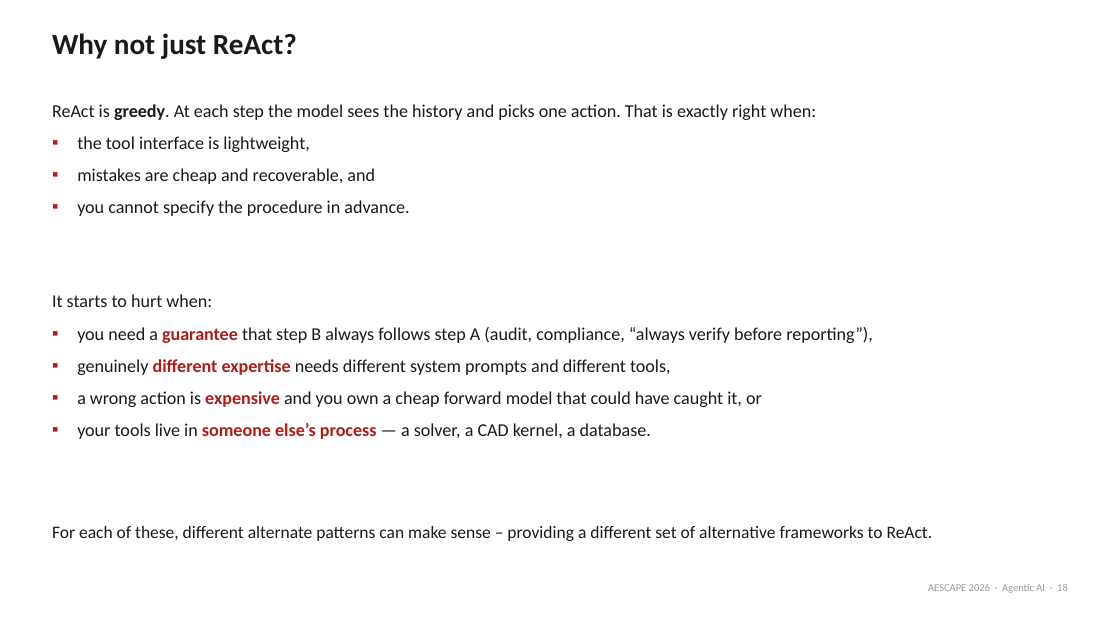
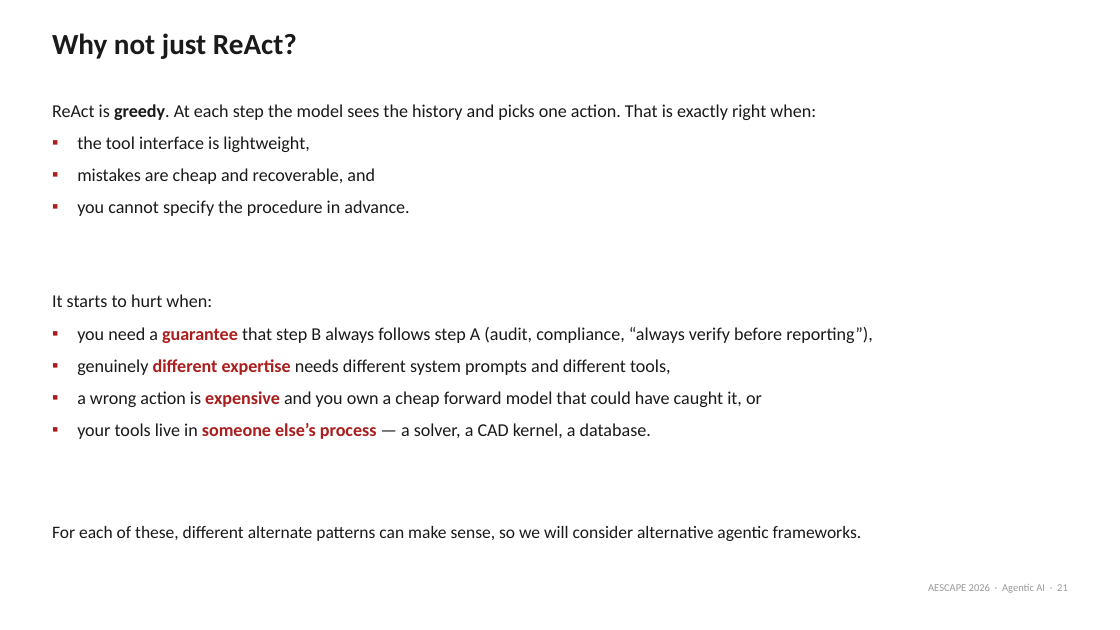
Before and after one commit to natrask/AESCAPE, a slide deck: slide 21 of slides/agentic_ai_intro.pptx (slide 18 before the commit). Drawn at 1120x630 pixels with LibreOffice and Linux fonts; fonts in the diff are those of the drawing. Boxes give left, top, right and bottom in pixels: in the first picture for what was removed or moved away, otherwise in the second. Text is boxed around its words. In the diff, an @@ line names an element or a change of style, - is before the commit and + after.

```diff
--- a/slides/agentic_ai_intro.pptx
+++ b/slides/agentic_ai_intro.pptx
@@ text at bbox=[52, 526, 862, 541]: text changed @@
-For each of these, different alternate patterns can make sense – providing a different set of alternative frameworks to ReAct.
+For each of these, different alternate patterns can make sense, so we will consider alternative agentic frameworks.
@@ text at bbox=[928, 584, 1068, 593]: text changed @@
-AESCAPE 2026 · Agentic AI · 18
+AESCAPE 2026 · Agentic AI · 21
```
Also in this commit, not shown: 23 other slides changed, 10 slides added, 17 slides removed, 1 other file.
